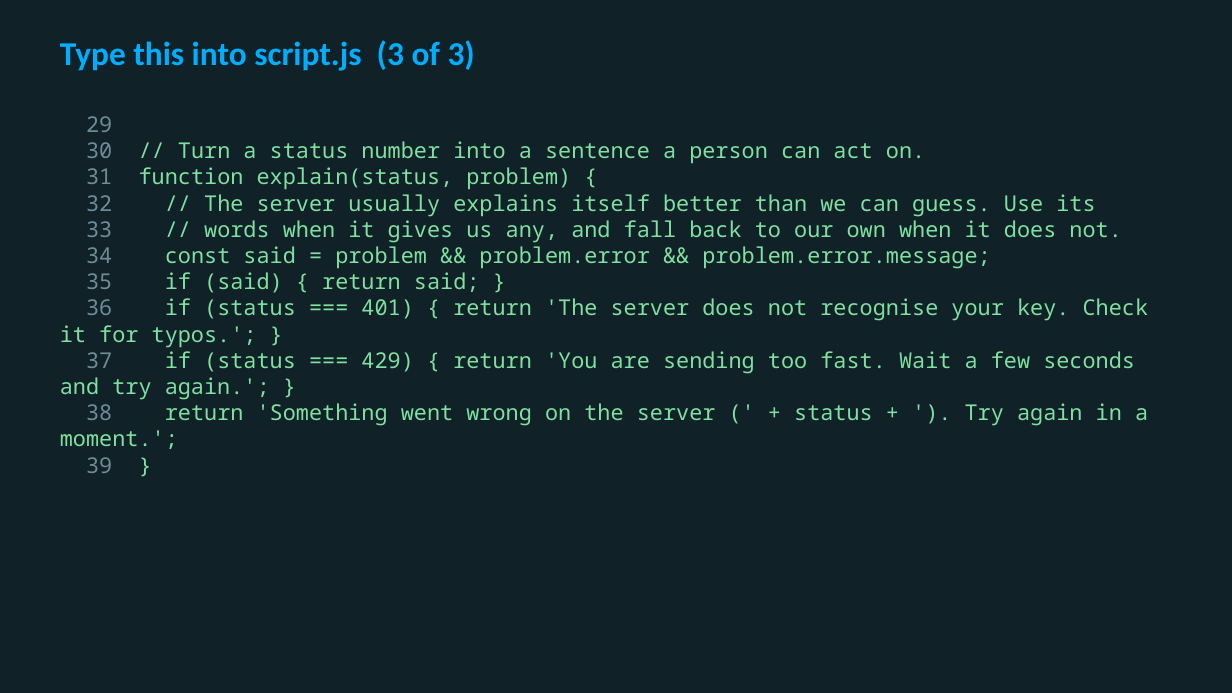
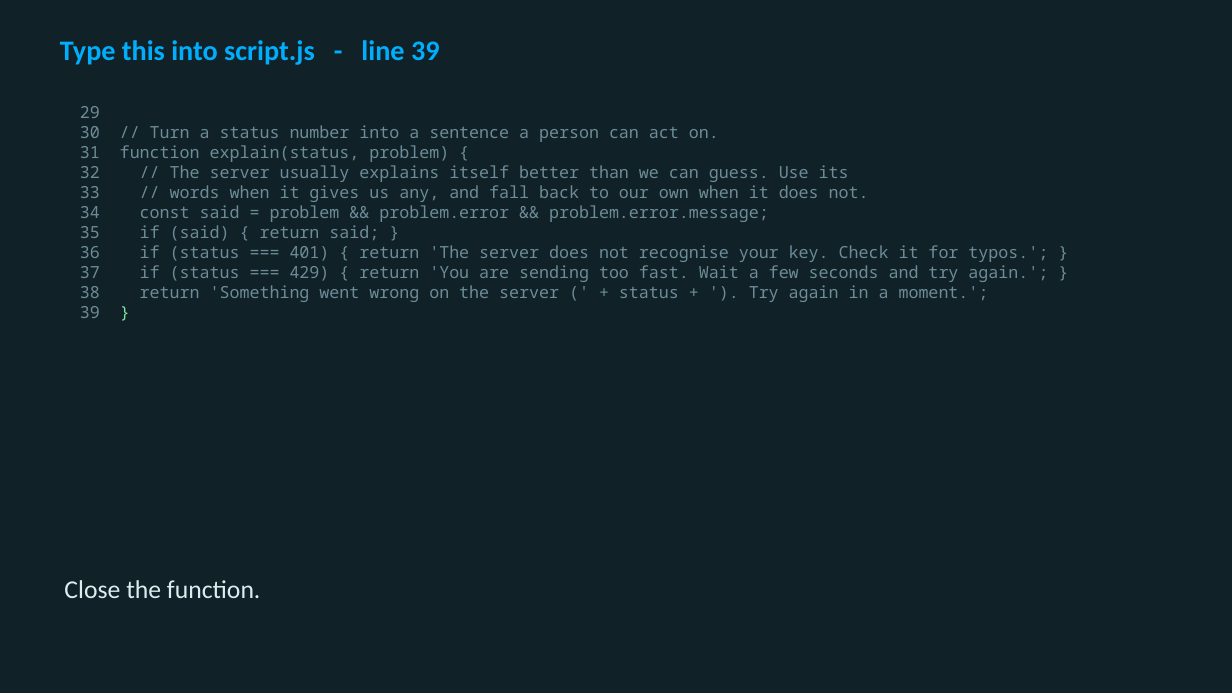
Before and after one commit to utgapps/utgapps.github.io, a slide deck: slide 24 of ai101/slides/week-05.pptx (slide 8 before the commit). Drawn at 1232x693 pixels with LibreOffice and Linux fonts; fonts in the diff are those of the drawing. Boxes give left, top, right and bottom in pixels: in the first picture for what was removed or moved away, otherwise in the second. Text is boxed around its words. In the diff, an @@ line names an element or a change of style, - is before the commit and + after.

```diff
--- a/ai101/slides/week-05.pptx
+++ b/ai101/slides/week-05.pptx
@@ text at <box>60,40,440,65</box>: text changed; size 26 to 22 pt @@
-Type this into script.js (3 of 3)
+Type this into script.js - line 39
@@ text "29": place and size @@
-text "29" at <box>60,116,1149,473</box>
+text "29" at <box>80,106,1048,302</box>
@@ text "29" at <box>80,106,1048,302</box>: size 17 to 13 pt, text colour #7FE0A0 to #6D8C97 @@
@@ text added at <box>64,580,261,598</box>, 20 pt, text #DCECEF @@
+Close the function.
```
Also in this commit, not shown: 5 other slides changed, 32 slides added, 19 other files.
